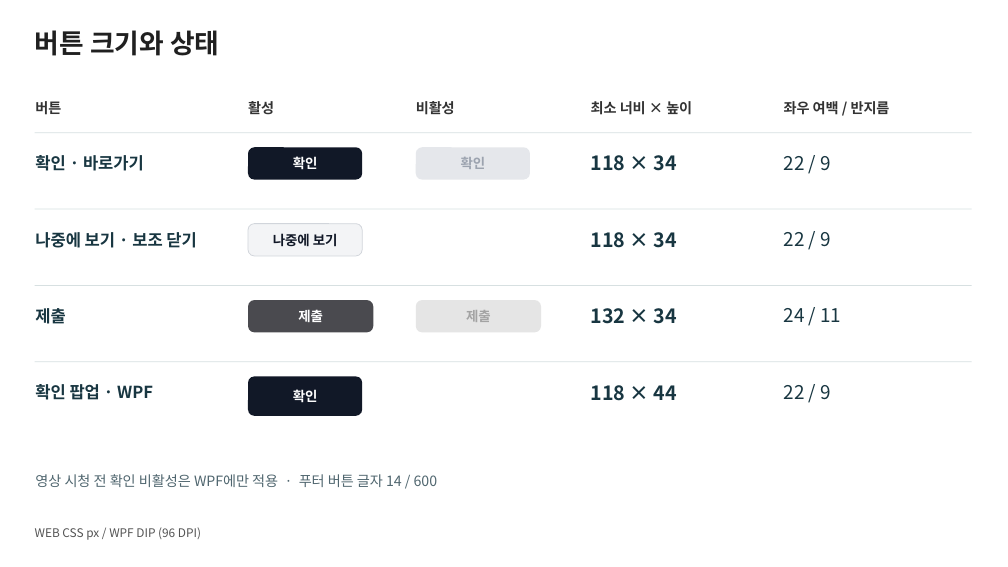
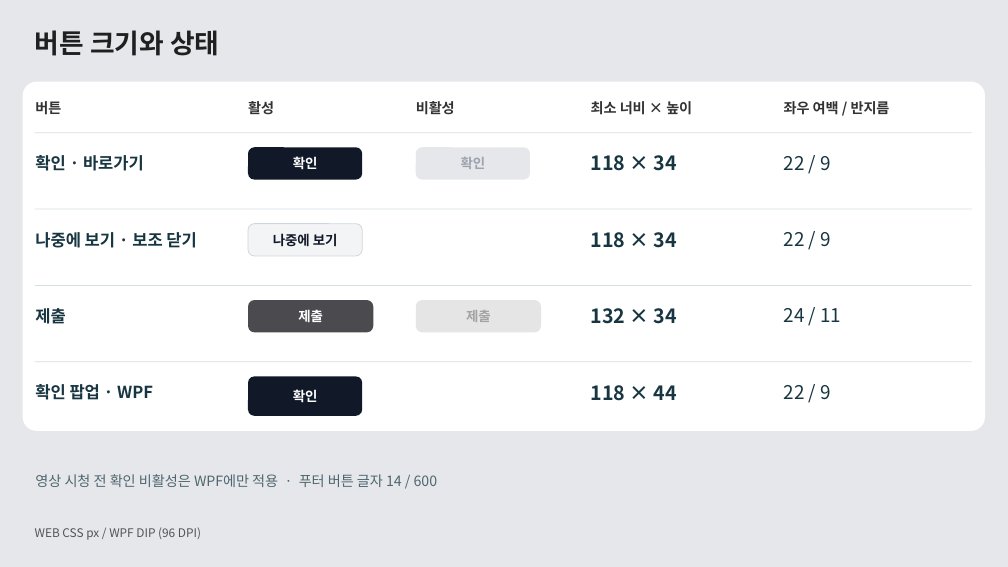
Before and after one commit to ok-sy/WPF_WindowsPopupWithC_proto, a slide deck: slide 9 of docs/design/61_popup_layout_guide/공통 팝업 UI 가이드 · WEB과 WPF.pptx. Drawn at 1008x567 pixels with LibreOffice and Linux fonts; fonts in the diff are those of the drawing. Boxes give left, top, right and bottom in pixels: in the first picture for what was removed or moved away, otherwise in the second. Text is boxed around its words. In the diff, an @@ line names an element or a change of style, - is before the commit and + after.

```diff
--- a/docs/design/61_popup_layout_guide/공통 팝업 UI 가이드 · WEB과 WPF.pptx
+++ b/docs/design/61_popup_layout_guide/공통 팝업 UI 가이드 · WEB과 WPF.pptx
@@ background #FFFFFF to #E5E7EB @@
@@ rounded rectangle added at [23, 82, 985, 431], fill #FFFFFF @@
```
Also in this commit, not shown: 10 other slides changed, 2 other files.
